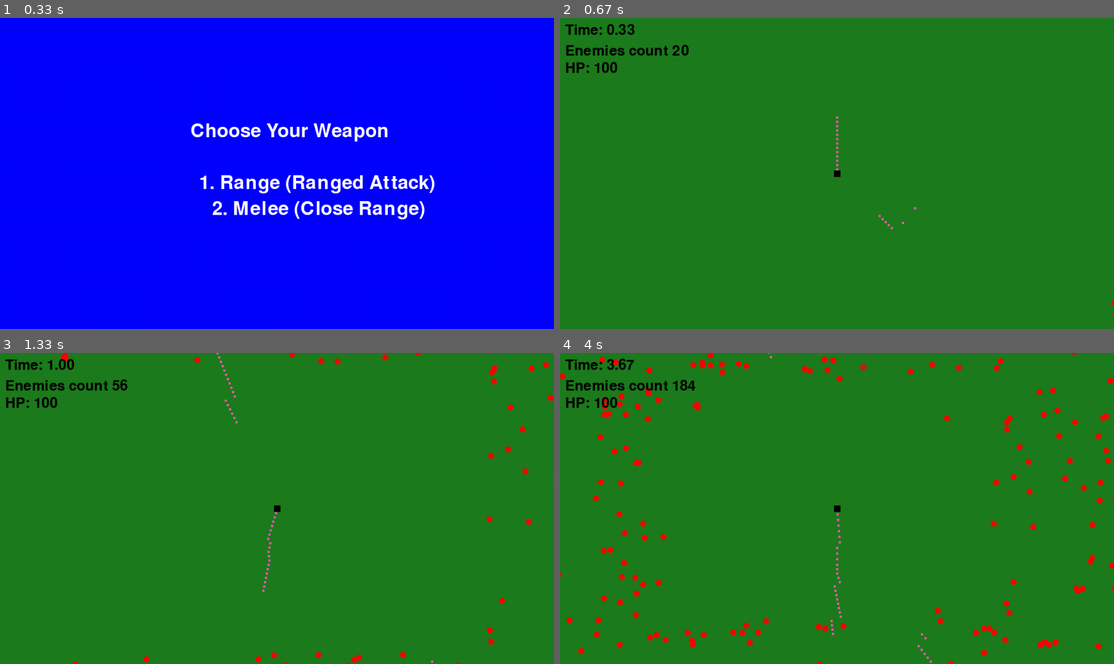
Above: before the commit, frames 1-4 (two rows, left to right).
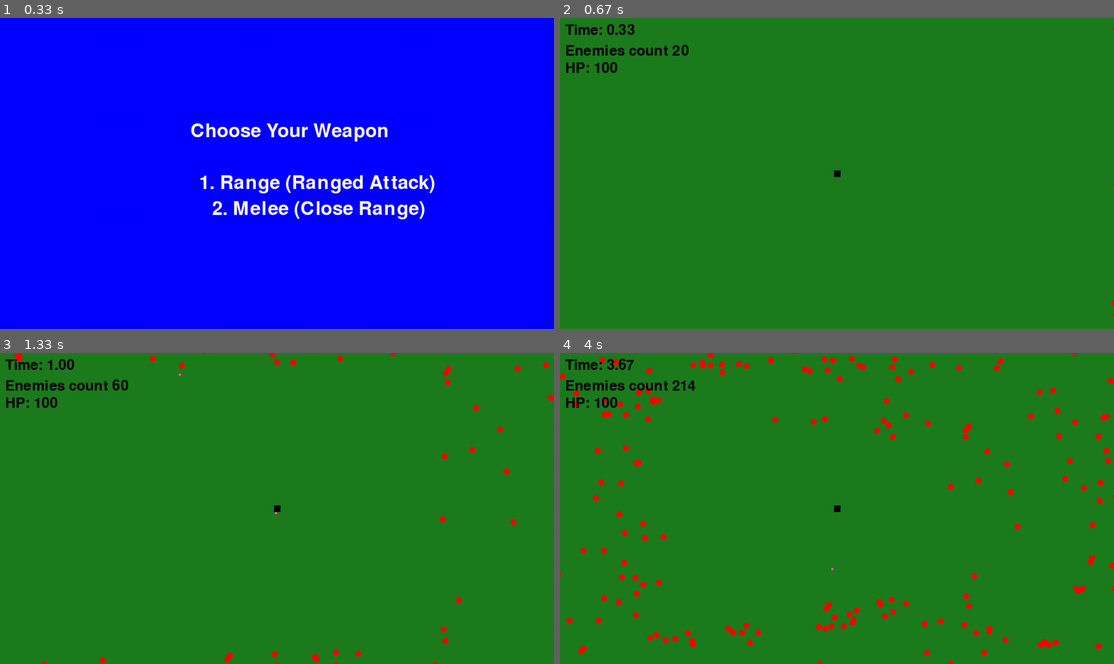
Above: after the commit, the same moments.

Repository: JairusCollantes/square-pygame
Game: pygame game, started from game.py
The game is run twice, just before and just after one commit, with the same random seed, the same clock (stepped at 60 frames per second) and the same inputs.
Inputs:
- Up to frame 1 (0.33 s): no input
- Up to frame 2 (0.67 s): tap 1 at 0.33 s
- Up to frame 3 (1.33 s): hold Shift 0.67-1.13 s; hold D 0.67-1.13 s; hold D from 1.17 s (still down)
- Up to frame 4 (4 s): release D at 1.63 s; hold W 1.67-1.97 s; hold D 2-2.47 s; hold A 2.5-3.03 s; hold S 3.07-3.37 s; hold A 3.4-3.8 s; hold W from 3.83 s (still down)

Frame 1 is identical in both runs. In frame 2, less than 0.1% of the frame differs, in the area x 49-65%, y 31-68%; in frame 3, 1.3%; in frame 4, 1.8%, in the area x 2-88%, y 0-100%.

Commit message:
she looks like marceline

Diff:
--- a/game.py
+++ b/game.py
@@ -232,7 +232,7 @@
         time += 1
         if time % 1 == 0:
             spawn_enemy()
-        if time % 1 == 0:
+        if time % 30 == 0:
             spawn_attack()
 
         for enemy in enemies:
@@ -241,6 +241,11 @@
         for bullet in bullets[:]:
             if not bullet.update():
                 bullets.remove(bullet)
+
+        if keys[pygame.K_LSHIFT]:
+            speed = 7
+        else:
+            speed = 3
 
         collision()
         ui()
